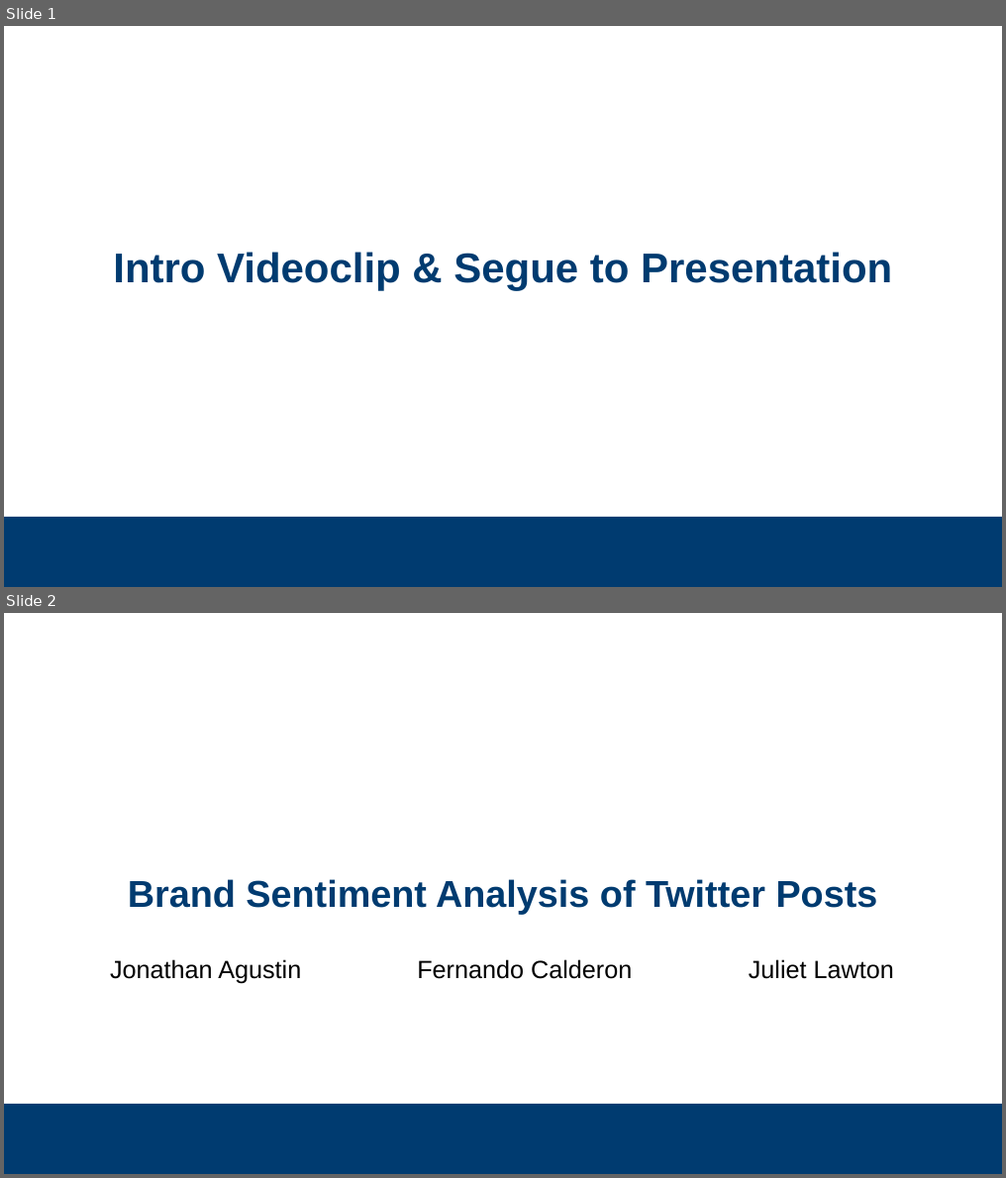
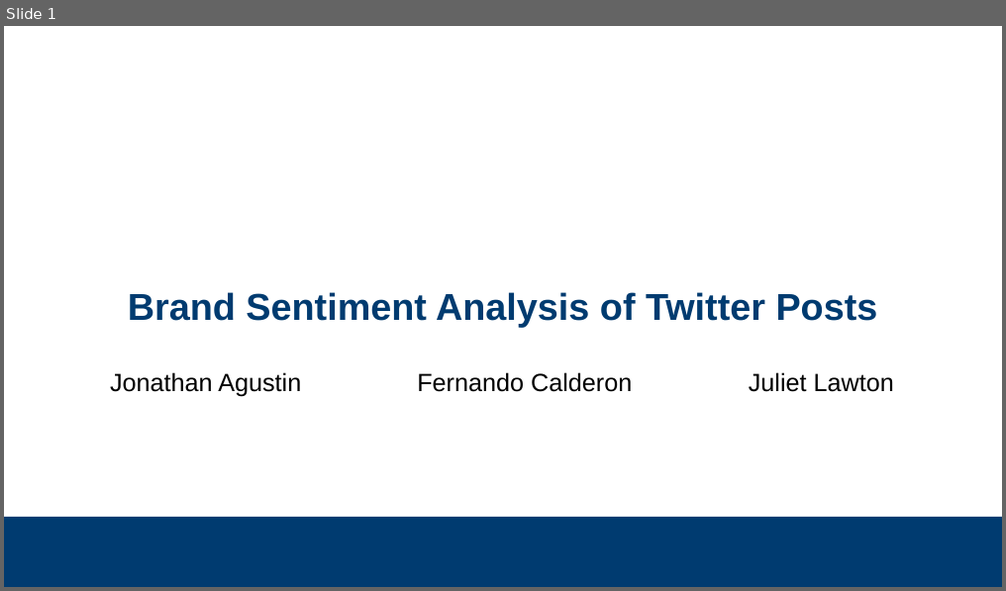
Before and after one commit to subsystem3/project, a slide deck: Final-Project-Team-2.pptx. Shown one above the other, each under a label of ours: slides 1 and 2 before the commit, slide 1 after it. The pictures are 1006x1178 and 1006x591 pixels, drawn with LibreOffice and Linux fonts; fonts in the diff are those of the drawing; background and template pictures are left out. Boxes give left, top, right and bottom in pixels: in the first picture for what was removed or moved away, otherwise in the second. Text is boxed around its words. In the diff, an @@ line names an element or a change of style, - is before the commit and + after.

Commit message:
new assets and pptx

```diff
--- a/Final-Project-Team-2.pptx
+++ b/Final-Project-Team-2.pptx
@@ slide 1 removed at [4, 26, 1002, 587], background #FFFFFF; not listed: 1 template element that a slide beside it also shows @@
@@ title removed at [113, 252, 892, 290] @@
-Intro Videoclip & Segue to Presentation
@@ what was slide 2 is now slide 1 @@
```
Also in this commit, not shown: 32 other files.
